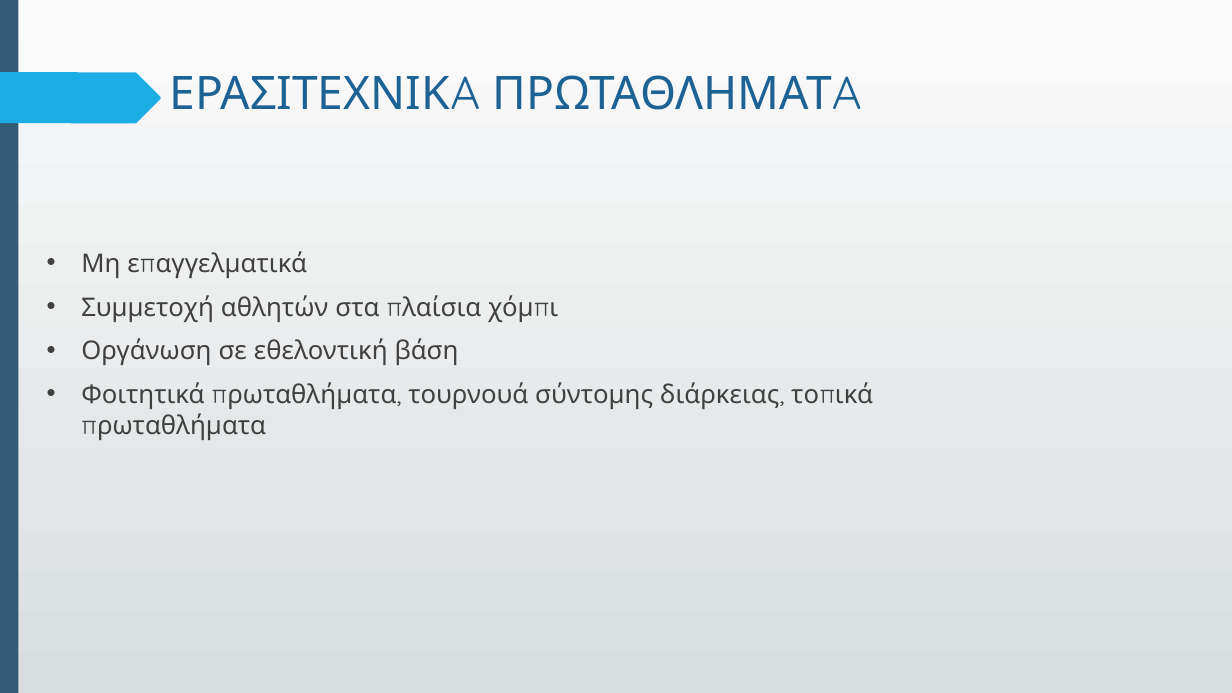
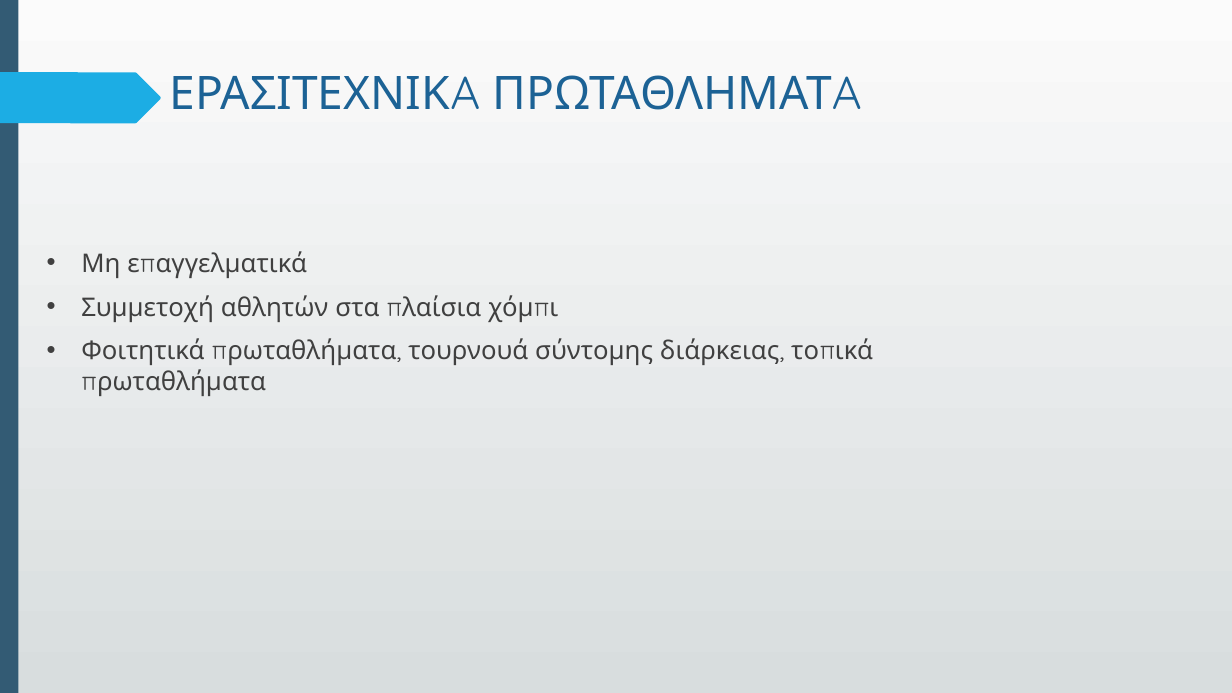
Before and after one commit to GeorgeTsialios/Sports-scheduling-for-amateur-leagues, a slide deck: slide 2 of Presentation.pptx. Drawn at 1232x693 pixels with LibreOffice and Linux fonts; fonts in the diff are those of the drawing. Boxes give left, top, right and bottom in pixels: in the first picture for what was removed or moved away, otherwise in the second. Text is boxed around its words. In the diff, an @@ line names an element or a change of style, - is before the commit and + after.

```diff
--- a/Presentation.pptx
+++ b/Presentation.pptx
@@ text at bbox=[81, 338, 459, 365]: paragraph removed @@
-• Οργάνωση σε εθελοντική βάση
```
Also in this commit, not shown: 6 other slides changed, 2 other files.
